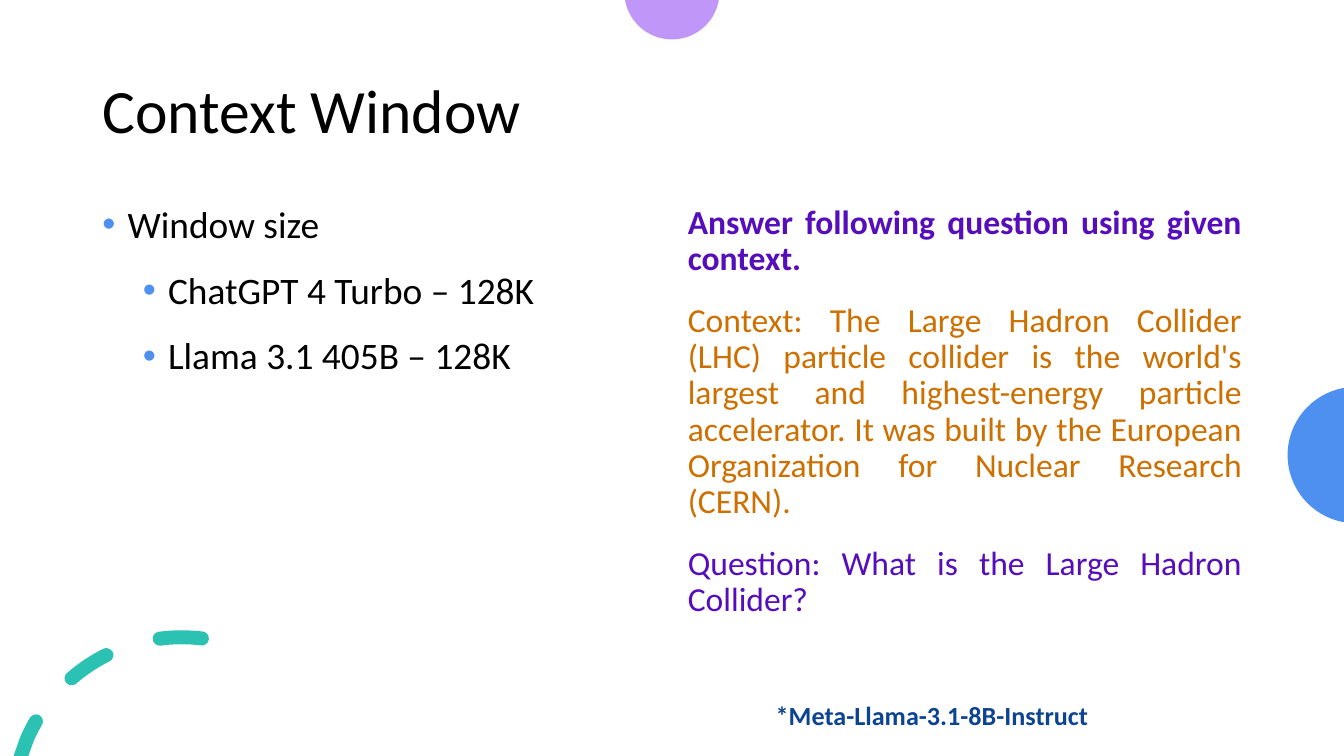
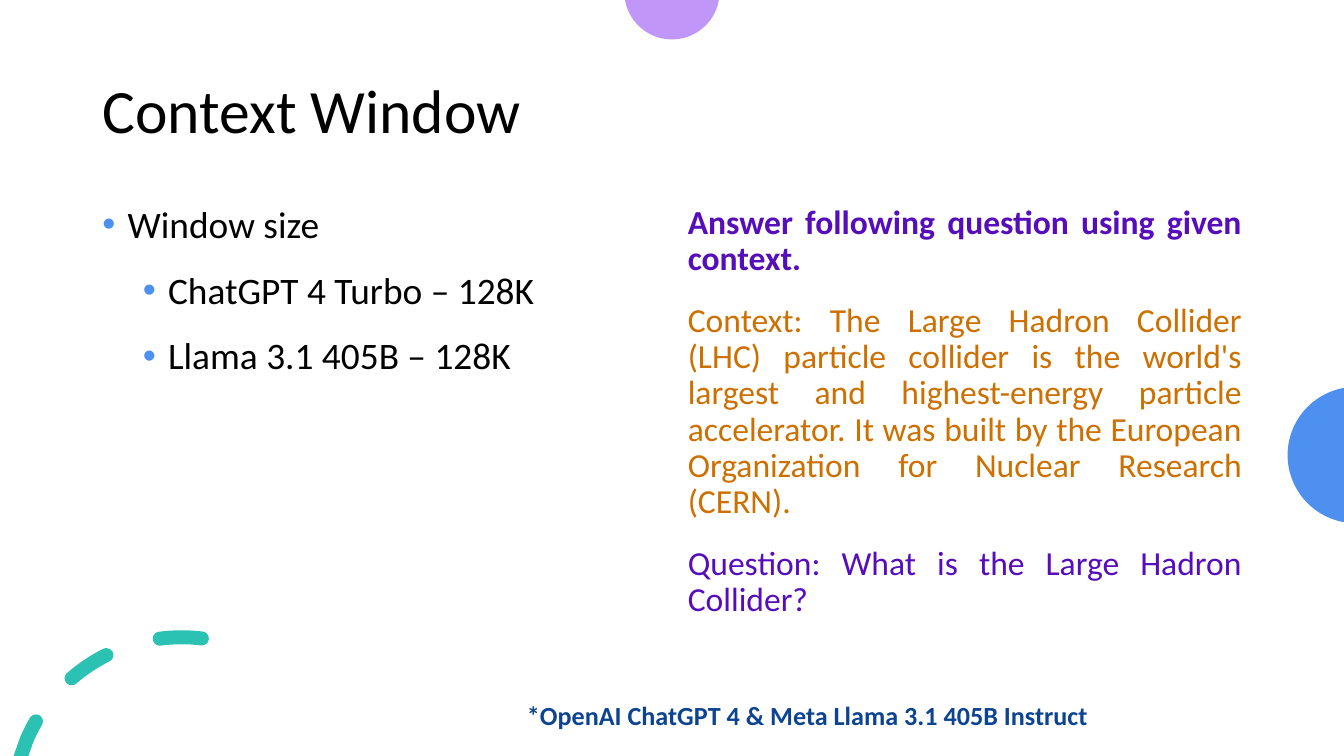
Before and after one commit to look4pritam/LargeLanguageModels, a slide deck: slide 18 of Presentations/IUAC-2024/Introduction_to_Large_Language_Models-From_Foundation_to_Real_World_Applications.pptx. Drawn at 1344x756 pixels with LibreOffice and Linux fonts; fonts in the diff are those of the drawing. Boxes give left, top, right and bottom in pixels: in the first picture for what was removed or moved away, otherwise in the second. Text is boxed around its words. In the diff, an @@ line names an element or a change of style, - is before the commit and + after.

```diff
--- a/Presentations/IUAC-2024/Introduction_to_Large_Language_Models-From_Foundation_to_Real_World_Applications.pptx
+++ b/Presentations/IUAC-2024/Introduction_to_Large_Language_Models-From_Foundation_to_Real_World_Applications.pptx
@@ text at [527,706,1088,729]: text changed @@
-*Meta-Llama-3.1-8B-Instruct
+*OpenAI ChatGPT 4 & Meta Llama 3.1 405B Instruct
```
Also in this commit, not shown: 3 other slides changed, 4 slides added.
